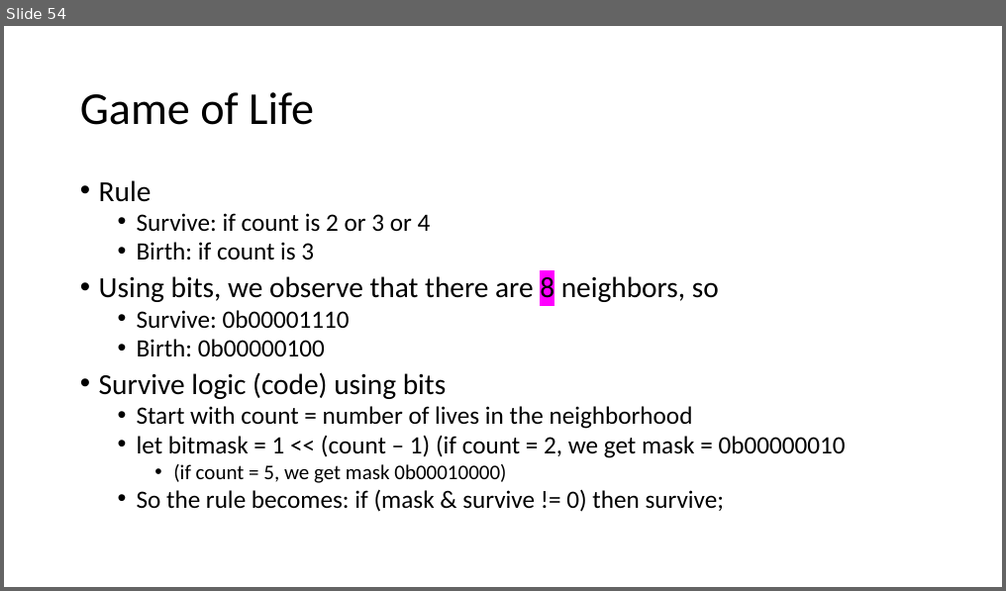
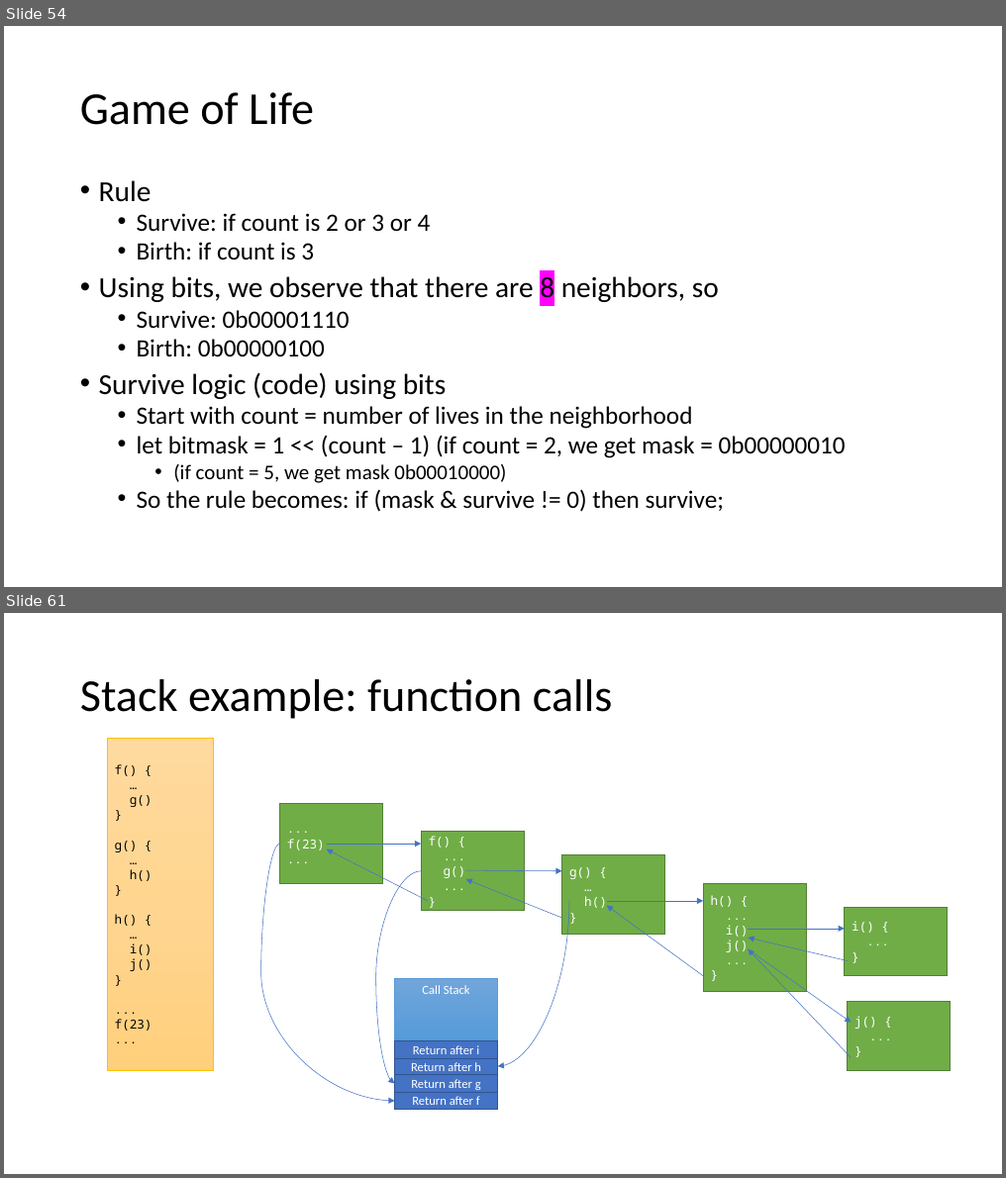
Before and after one commit to brianwhu/fun-in-js, a slide deck: documents/DataStructures.pptx. Shown one above the other, each under a label of ours: slide 54 before the commit, slides 54 and 61 after it; the slides between them are not shown. The pictures are 1006x591 and 1006x1178 pixels, drawn with LibreOffice and Linux fonts; fonts in the diff are those of the drawing. Boxes give left, top, right and bottom in pixels: in the first picture for what was removed or moved away, otherwise in the second. Text is boxed around its words. In the diff, an @@ line names an element or a change of style, - is before the commit and + after.

```diff
--- a/documents/DataStructures.pptx
+++ b/documents/DataStructures.pptx
@@ slide 61 added at [4,613,1002,1174], background #FFFFFF @@
@@ title added at [80,679,613,719], 44 pt, text #000000 @@
+Stack example: function calls
@@ rectangle added at [107,739,213,1071], fill gradient #FFDB9E to #FFD590 to #FFD07C, outline #FFC000 0.5 pt, 12 pt, text #000000 @@
+f() {
+…
+g()
+}
+g() {
+…
+h()
+}
+h() {
+…
+i()
+j()
+}
+...
+f(23)
+...
@@ rectangle added at [279,804,383,883], fill #70AD47, outline #538035 1 pt, 12 pt, text #FFFFFF @@
+...
+f(23)
+...
@@ curved arrow added from (279, 844) to (395, 1101), #4472C4 0.5 pt @@
@@ arrow added from (327, 844) to (421, 844), #4472C4 0.5 pt @@
@@ arrow added from (428, 901) to (327, 850), #4472C4 0.5 pt @@
@@ rectangle added at [421,832,525,911], fill #70AD47, outline #538035 1 pt, 12 pt, text #FFFFFF @@
+f() {
+...
+g()
+...
+}
@@ curved arrow added from (421, 871) to (395, 1084), #4472C4 0.5 pt @@
@@ arrow added from (466, 870) to (562, 871), #4472C4 0.5 pt @@
@@ arrow added from (562, 918) to (466, 879), #4472C4 0.5 pt @@
@@ rectangle added at [562,855,665,934], fill #70AD47, outline #538035 1 pt, 12 pt, text #FFFFFF @@
+g() {
+…
+h()
+}
@@ curved arrow added from (569, 901) to (498, 1066), #4472C4 0.5 pt @@
@@ arrow added from (607, 901) to (703, 901), #4472C4 0.5 pt @@
@@ arrow added from (703, 976) to (607, 906), #4472C4 0.5 pt @@
@@ rectangle added at [703,883,807,992], fill #70AD47, outline #538035 1 pt, 12 pt, text #FFFFFF @@
+h() {
+...
+i()
+j()
+...
+}
@@ rectangle added at [845,907,948,976], fill #70AD47, outline #538035 1 pt, 12 pt, text #FFFFFF @@
+i() {
+...
+}
@@ arrow added from (748, 929) to (845, 929), #4472C4 0.5 pt @@
@@ arrow added from (846, 961) to (748, 938), #4472C4 0.5 pt @@
@@ arrow added from (748, 950) to (851, 1023), #4472C4 0.5 pt @@
@@ arrow added from (851, 1059) to (748, 950), #4472C4 0.5 pt @@
@@ rectangle added at [395,978,498,1109], fill gradient #71A6DB to #559BDB to #448ACA, outline #5B9BD5 0.5 pt, 12 pt, text #FFFFFF @@
+Call Stack
@@ rectangle added at [846,1001,950,1070], fill #70AD47, outline #538035 1 pt, 12 pt, text #FFFFFF @@
+j() {
+...
+}
@@ rectangle added at [395,1042,498,1059], fill #4472C4, outline #325491 1 pt, 12 pt, text #FFFFFF @@
+Return after i
@@ rectangle added at [395,1075,498,1093], fill #4472C4, outline #325491 1 pt, 12 pt, text #FFFFFF @@
+Return after g
@@ rectangle added at [395,1059,498,1075], fill #4472C4, outline #325491 1 pt, 12 pt, text #FFFFFF @@
+Return after h
@@ rectangle added at [395,1093,498,1110], fill #4472C4, outline #325491 1 pt, 12 pt, text #FFFFFF @@
+Return after f
```
Also in this commit, not shown: 2 slides changed, 6 other slides added.
